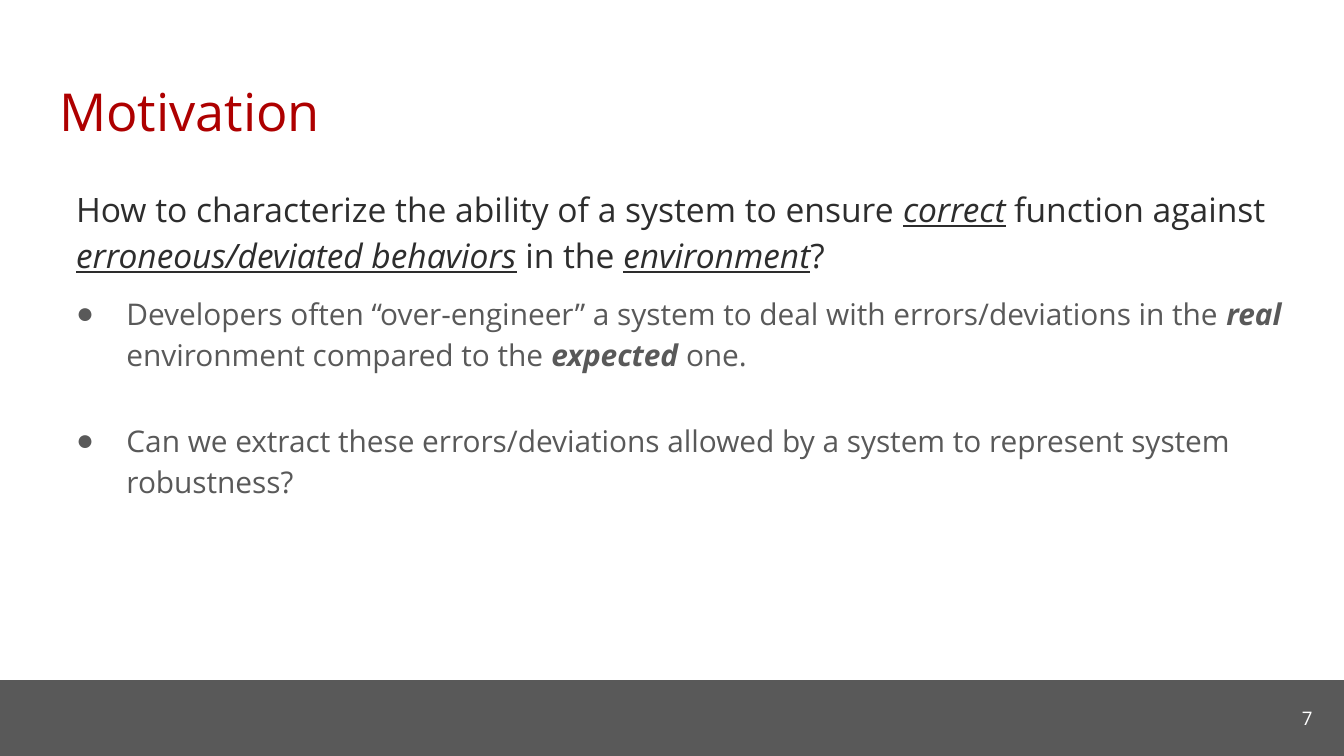
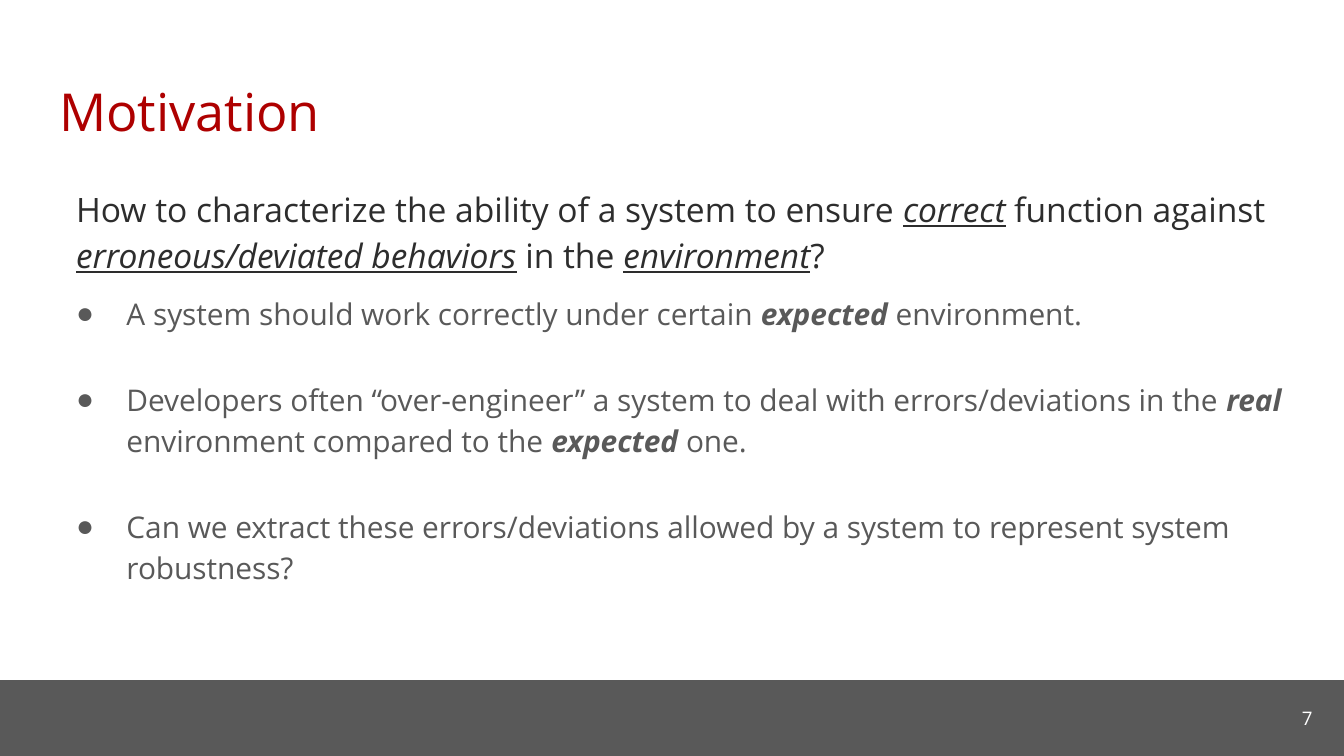
Before and after one commit to cmu-soda/Robustness, a slide deck: slide 7 of Robustness-SSSG.pptx. Drawn at 1344x756 pixels with LibreOffice and Linux fonts; fonts in the diff are those of the drawing; background and template pictures are left out. Boxes give left, top, right and bottom in pixels: in the first picture for what was removed or moved away, otherwise in the second. Text is boxed around its words. In the diff, an @@ line names an element or a change of style, - is before the commit and + after.

Commit message:
Done wit the talk

```diff
--- a/Robustness-SSSG.pptx
+++ b/Robustness-SSSG.pptx
@@ text at bbox=[126, 302, 1082, 332]: paragraph added @@
+● A system should work correctly under certain expected environment.
```
